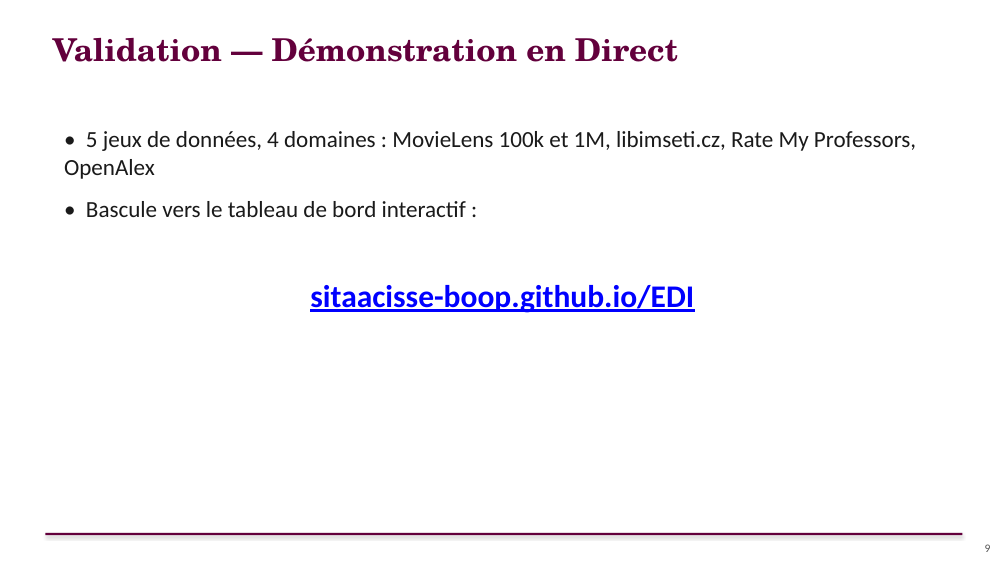
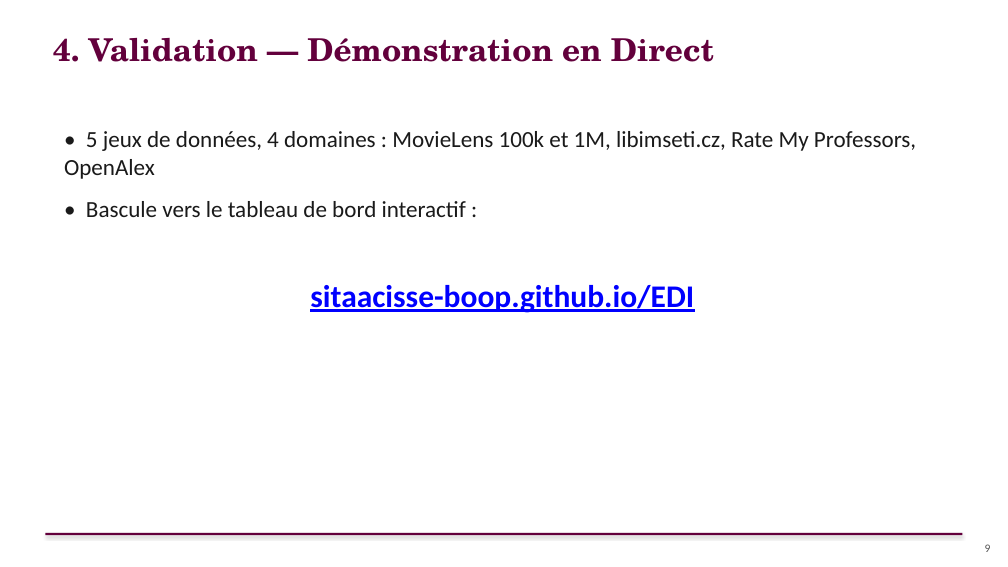
Before and after one commit to sitaacisse-boop/EDI, a slide deck: slide 9 of presentation/AURORA_Soutenance_FR.pptx. Drawn at 1008x567 pixels with LibreOffice and Linux fonts; fonts in the diff are those of the drawing. Boxes give left, top, right and bottom in pixels: in the first picture for what was removed or moved away, otherwise in the second. Text is boxed around its words. In the diff, an @@ line names an element or a change of style, - is before the commit and + after.

```diff
--- a/presentation/AURORA_Soutenance_FR.pptx
+++ b/presentation/AURORA_Soutenance_FR.pptx
@@ text at [53, 37, 714, 62]: text changed @@
-Validation — Démonstration en Direct
+4. Validation — Démonstration en Direct
```
Also in this commit, not shown: 8 other slides changed.
